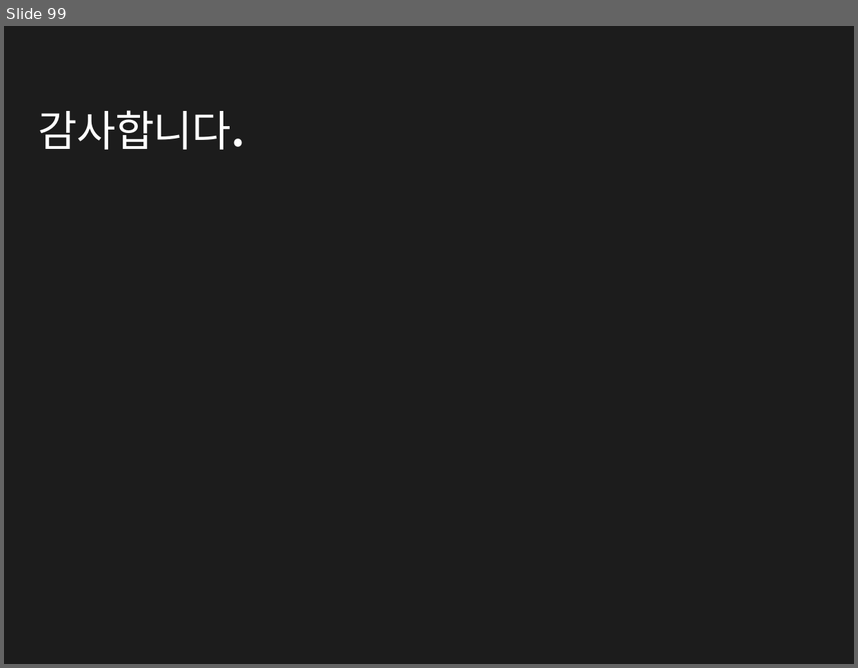
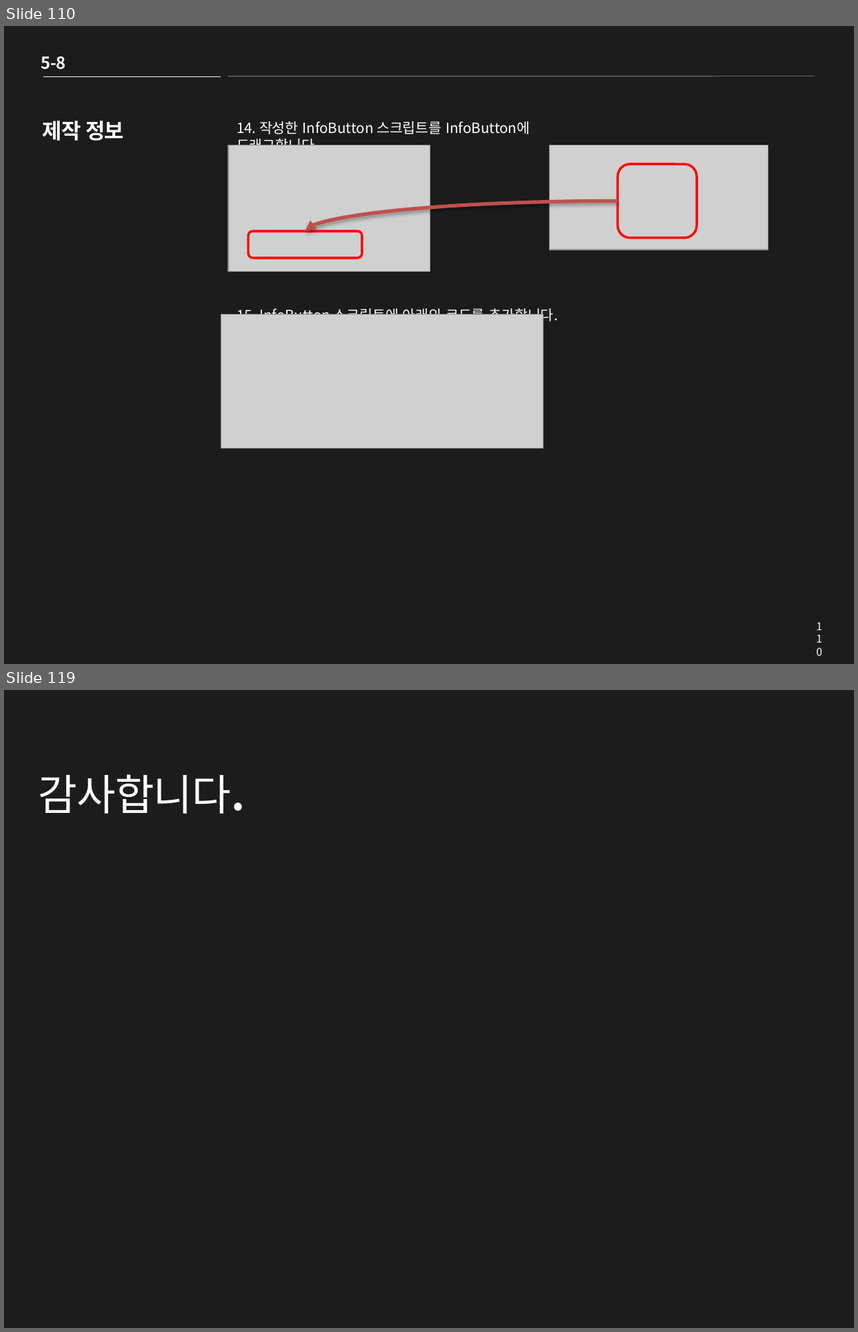
Before and after one commit to clianor/Unity-2D-Roguelike-tutorial, a slide deck: Roguelike PPT.pptx. Shown one above the other, each under a label of ours: slide 99 before the commit, slides 110 and 119 after it; the slides between them are not shown. The pictures are 858x668 and 858x1332 pixels, drawn with LibreOffice and Linux fonts; fonts in the diff are those of the drawing; grey boxes stand for pictures. Boxes give left, top, right and bottom in pixels: in the first picture for what was removed or moved away, otherwise in the second. Text is boxed around its words. In the diff, an @@ line names an element or a change of style, - is before the commit and + after.

Commit message:
Info System

```diff
--- a/Roguelike PPT.pptx
+++ b/Roguelike PPT.pptx
@@ slide 110 added at bbox=[4, 26, 854, 664], background #1C1C1C @@
@@ text added at bbox=[41, 56, 65, 69], 14 pt, text #FFFFFF, bold @@
+5-8
@@ line added from (43, 76) to (221, 76), #F2F2F2 0.25 pt @@
@@ line added from (228, 76) to (815, 76), #F2F2F2 0.25 pt @@
@@ title added at bbox=[43, 121, 124, 141], 18 pt, text #FFFFFF, bold @@
+제작 정보
@@ text added at bbox=[237, 121, 558, 324], 12 pt, text #FFFFFF @@
+14. 작성한 InfoButton 스크립트를 InfoButton에 드래그합니다.
+15. InfoButton 스크립트에 아래의 코드를 추가합니다.
@@ picture added at bbox=[228, 145, 430, 271] @@
@@ picture added at bbox=[550, 145, 769, 250] @@
@@ rounded rectangle added at bbox=[618, 164, 697, 238], outline #FF0000 2 pt @@
@@ curved arrow added from (618, 201) to (305, 231), #C0504D 3 pt @@
@@ rounded rectangle added at bbox=[248, 231, 362, 257], outline #FF0000 2 pt @@
@@ picture added at bbox=[221, 314, 543, 448] @@
@@ page number added at bbox=[807, 615, 831, 637], 9 pt, text #FFFFFF @@
+110
@@ what was slide 99 is now slide 119 @@
```
Also in this commit, not shown: 1 slide changed, 21 other slides added, 2 slides removed, 34 other files.
